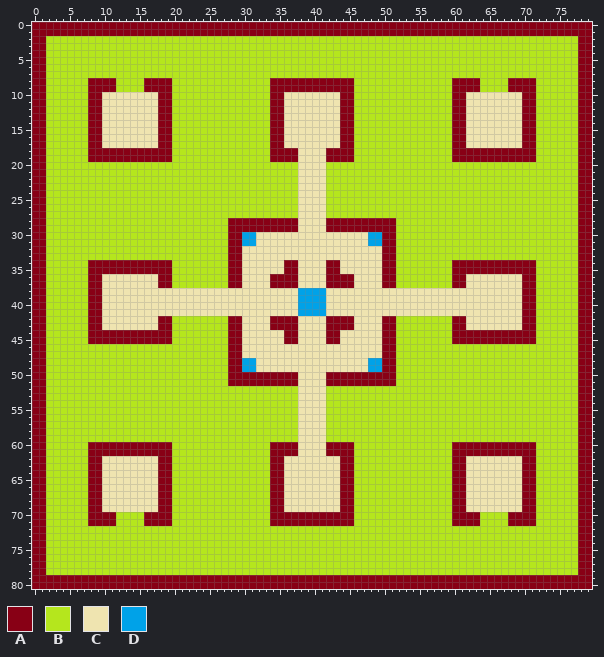
Sprite sheet: ShootEmUp/res/Levels/Level2.png. The first picture shows the starting point.
The file is 80x81 pixels.
Palette (. is transparent): A #880015  B #b5e61d  C #efe4b0  D #00a2e8
Pixels before (only the part around the change), first column x 15:
24 BBBBBBBBBBBBBBBBBBBBBBBCCCCBBBBBBBBBBBBBBBBBBBBBBBB
25 BBBBBBBBBBBBBBBBBBBBBBBCCCCBBBBBBBBBBBBBBBBBBBBBBBB
26 BBBBBBBBBBBBBBBBBBBBBBBCCCCBBBBBBBBBBBBBBBBBBBBBBBB
27 BBBBBBBBBBBBBBBBBBBBBBBCCCCBBBBBBBBBBBBBBBBBBBBBBBB
28 BBBBBBBBBBBBBAAAAAAAAAACCCCAAAAAAAAAABBBBBBBBBBBBBB
29 BBBBBBBBBBBBBAAAAAAAAAACCCCAAAAAAAAAABBBBBBBBBBBBBB
30 BBBBBBBBBBBBBAADDCCCCCCCCCCCCCCCCDDAABBBBBBBBBBBBBB
31 BBBBBBBBBBBBBAADDCCCCCCCCCCCCCCCCDDAABBBBBBBBBBBBBB
32 BBBBBBBBBBBBBAACCCCCCCCCCCCCCCCCCCCAABBBBBBBBBBBBBB
33 BBBBBBBBBBBBBAACCCCCCCCCCCCCCCCCCCCAABBBBBBBBBBBBBB
34 AAAAABBBBBBBBAACCCCCCAACCCCAACCCCCCAABBBBBBBBAAAAAA
35 AAAAABBBBBBBBAACCCCCCAACCCCAACCCCCCAABBBBBBBBAAAAAA
36 CCCAABBBBBBBBAACCCCAAAACCCCAAAACCCCAABBBBBBBBAACCCC
37 CCCAABBBBBBBBAACCCCAAAACCCCAAAACCCCAABBBBBBBBAACCCC
38 CCCCCCCCCCCCCCCCCCCCCCCDDDDCCCCCCCCCCCCCCCCCCCCCCCC
39 CCCCCCCCCCCCCCCCCCCCCCCDDDDCCCCCCCCCCCCCCCCCCCCCCCC
40 CCCCCCCCCCCCCCCCCCCCCCCDDDDCCCCCCCCCCCCCCCCCCCCCCCC
41 CCCCCCCCCCCCCCCCCCCCCCCDDDDCCCCCCCCCCCCCCCCCCCCCCCC
42 CCCAABBBBBBBBAACCCCAAAACCCCAAAACCCCAABBBBBBBBAACCCC
43 CCCAABBBBBBBBAACCCCAAAACCCCAAAACCCCAABBBBBBBBAACCCC
44 AAAAABBBBBBBBAACCCCCCAACCCCAACCCCCCAABBBBBBBBAAAAAA
45 AAAAABBBBBBBBAACCCCCCAACCCCAACCCCCCAABBBBBBBBAAAAAA
46 BBBBBBBBBBBBBAACCCCCCCCCCCCCCCCCCCCAABBBBBBBBBBBBBB
47 BBBBBBBBBBBBBAACCCCCCCCCCCCCCCCCCCCAABBBBBBBBBBBBBB
48 BBBBBBBBBBBBBAADDCCCCCCCCCCCCCCCCDDAABBBBBBBBBBBBBB
49 BBBBBBBBBBBBBAADDCCCCCCCCCCCCCCCCDDAABBBBBBBBBBBBBB
50 BBBBBBBBBBBBBAAAAAAAAAACCCCAAAAAAAAAABBBBBBBBBBBBBB
51 BBBBBBBBBBBBBAAAAAAAAAACCCCAAAAAAAAAABBBBBBBBBBBBBB
52 BBBBBBBBBBBBBBBBBBBBBBBCCCCBBBBBBBBBBBBBBBBBBBBBBBB
53 BBBBBBBBBBBBBBBBBBBBBBBCCCCBBBBBBBBBBBBBBBBBBBBBBBB
54 BBBBBBBBBBBBBBBBBBBBBBBCCCCBBBBBBBBBBBBBBBBBBBBBBBB
55 BBBBBBBBBBBBBBBBBBBBBBBCCCCBBBBBBBBBBBBBBBBBBBBBBBB
Once edited:
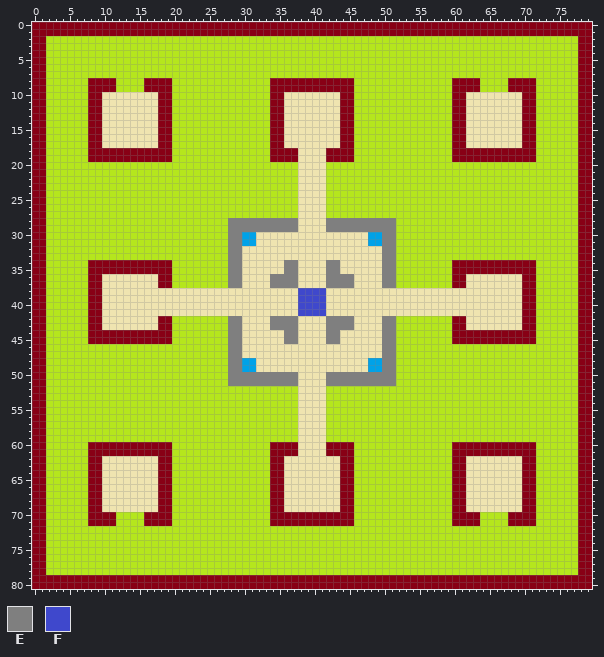
Colours new in this view: E #7f7f7f  F #3f48cc
The edit:
{"y":28,"x":28,"old":"AAAAAAAAAA","new":"EEEEEEEEEE"}
{"y":28,"x":42,"old":"AAAAAAAAAA","new":"EEEEEEEEEE"}
{"y":29,"x":28,"old":"AAAAAAAAAA","new":"EEEEEEEEEE"}
{"y":29,"x":42,"old":"AAAAAAAAAA","new":"EEEEEEEEEE"}
{"y":30,"x":28,"old":"AA","new":"EE"}
{"y":30,"x":50,"old":"AA","new":"EE"}
{"y":31,"x":28,"old":"AA","new":"EE"}
{"y":31,"x":50,"old":"AA","new":"EE"}
{"y":32,"x":28,"old":"AA","new":"EE"}
{"y":32,"x":50,"old":"AA","new":"EE"}
{"y":33,"x":28,"old":"AA","new":"EE"}
{"y":33,"x":50,"old":"AA","new":"EE"}
{"y":34,"x":28,"old":"AA","new":"EE"}
{"y":34,"x":36,"old":"AA","new":"EE"}
{"y":34,"x":42,"old":"AA","new":"EE"}
{"y":34,"x":50,"old":"AA","new":"EE"}
{"y":35,"x":28,"old":"AA","new":"EE"}
{"y":35,"x":36,"old":"AA","new":"EE"}
{"y":35,"x":42,"old":"AA","new":"EE"}
{"y":35,"x":50,"old":"AA","new":"EE"}
{"y":36,"x":28,"old":"AA","new":"EE"}
{"y":36,"x":34,"old":"AAAA","new":"EEEE"}
{"y":36,"x":42,"old":"AAAA","new":"EEEE"}
{"y":36,"x":50,"old":"AA","new":"EE"}
{"y":37,"x":28,"old":"AA","new":"EE"}
{"y":37,"x":34,"old":"AAAA","new":"EEEE"}
{"y":37,"x":42,"old":"AAAA","new":"EEEE"}
{"y":37,"x":50,"old":"AA","new":"EE"}
{"y":38,"x":38,"old":"DDDD","new":"FFFF"}
{"y":39,"x":38,"old":"DDDD","new":"FFFF"}
{"y":40,"x":38,"old":"DDDD","new":"FFFF"}
{"y":41,"x":38,"old":"DDDD","new":"FFFF"}
{"y":42,"x":28,"old":"AA","new":"EE"}
{"y":42,"x":34,"old":"AAAA","new":"EEEE"}
{"y":42,"x":42,"old":"AAAA","new":"EEEE"}
{"y":42,"x":50,"old":"AA","new":"EE"}
{"y":43,"x":28,"old":"AA","new":"EE"}
{"y":43,"x":34,"old":"AAAA","new":"EEEE"}
{"y":43,"x":42,"old":"AAAA","new":"EEEE"}
{"y":43,"x":50,"old":"AA","new":"EE"}
{"y":44,"x":28,"old":"AA","new":"EE"}
{"y":44,"x":36,"old":"AA","new":"EE"}
{"y":44,"x":42,"old":"AA","new":"EE"}
{"y":44,"x":50,"old":"AA","new":"EE"}
{"y":45,"x":28,"old":"AA","new":"EE"}
{"y":45,"x":36,"old":"AA","new":"EE"}
{"y":45,"x":42,"old":"AA","new":"EE"}
{"y":45,"x":50,"old":"AA","new":"EE"}
{"y":46,"x":28,"old":"AA","new":"EE"}
{"y":46,"x":50,"old":"AA","new":"EE"}
{"y":47,"x":28,"old":"AA","new":"EE"}
{"y":47,"x":50,"old":"AA","new":"EE"}
{"y":48,"x":28,"old":"AA","new":"EE"}
{"y":48,"x":50,"old":"AA","new":"EE"}
{"y":49,"x":28,"old":"AA","new":"EE"}
{"y":49,"x":50,"old":"AA","new":"EE"}
{"y":50,"x":28,"old":"AAAAAAAAAA","new":"EEEEEEEEEE"}
{"y":50,"x":42,"old":"AAAAAAAAAA","new":"EEEEEEEEEE"}
{"y":51,"x":28,"old":"AAAAAAAAAA","new":"EEEEEEEEEE"}
{"y":51,"x":42,"old":"AAAAAAAAAA","new":"EEEEEEEEEE"}
{"label":"changed","picture_box":[228,218,396,386]}
